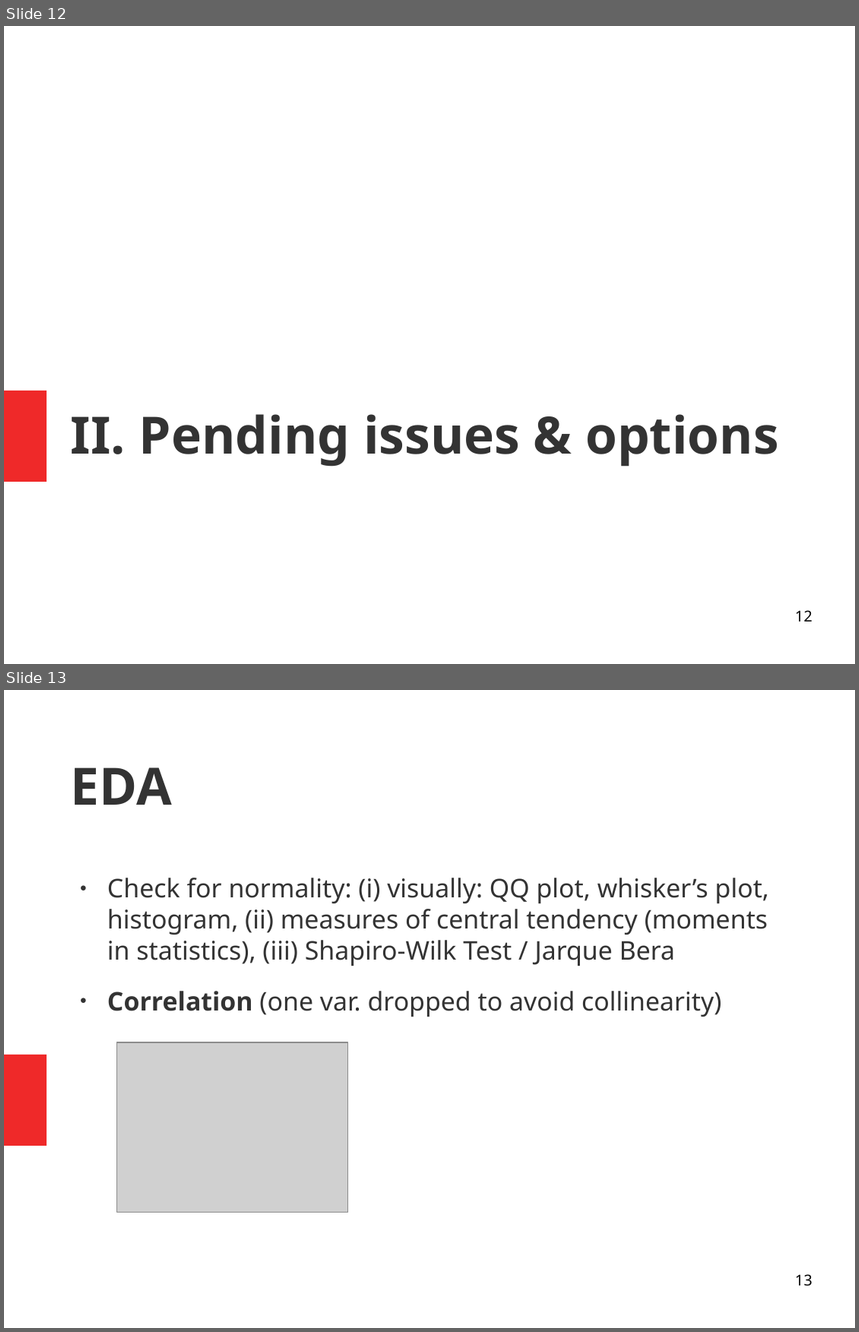
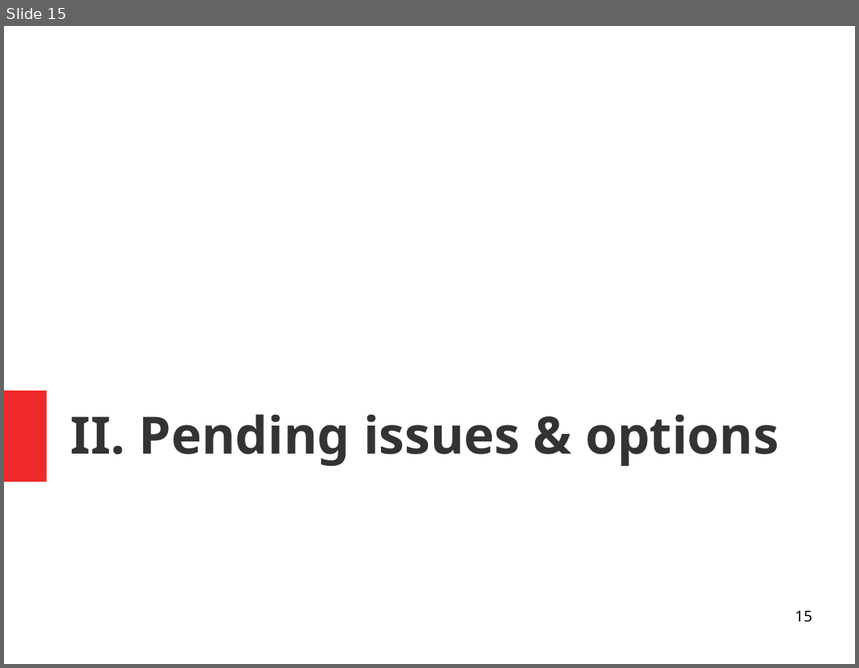
Before and after one commit to isabelpuche/Marketing_Analytics, a slide deck: ppt_100421.odp. Shown one above the other, each under a label of ours: slides 12 and 13 before the commit, slide 15 after it. The pictures are 859x1332 and 859x668 pixels, drawn with LibreOffice and Linux fonts; fonts in the diff are those of the drawing; grey boxes stand for pictures. Boxes give left, top, right and bottom in pixels: in the first picture for what was removed or moved away, otherwise in the second. Text is boxed around its words. In the diff, an @@ line names an element or a change of style, - is before the commit and + after.

```diff
--- a/ppt_100421.odp
+++ b/ppt_100421.odp
@@ slide 13 removed at box(4, 690, 855, 1328), background #FFFFFF; not listed: 1 template element that a slide beside it also shows @@
@@ title removed at box(71, 768, 172, 805) @@
-EDA
@@ text removed at box(107, 878, 769, 1017) @@
-● Check for normality: (i) visually: QQ plot, whisker’s plot, histogram, (ii) measures of central tendency (moments in statistics), (iii) Shapiro-Wilk Test / Jarque Bera
-● Correlation (one var. dropped to avoid collinearity)
@@ picture removed at box(117, 1043, 348, 1213) @@
@@ page number removed at box(795, 1274, 813, 1287) @@
-13
@@ what was slide 12 is now slide 15 @@
@@ page number at box(795, 611, 813, 623): text changed @@
-12
+15
```
Also in this commit, not shown: 2 slides changed, 11 slides added, 9 other slides removed, 3 other files.
